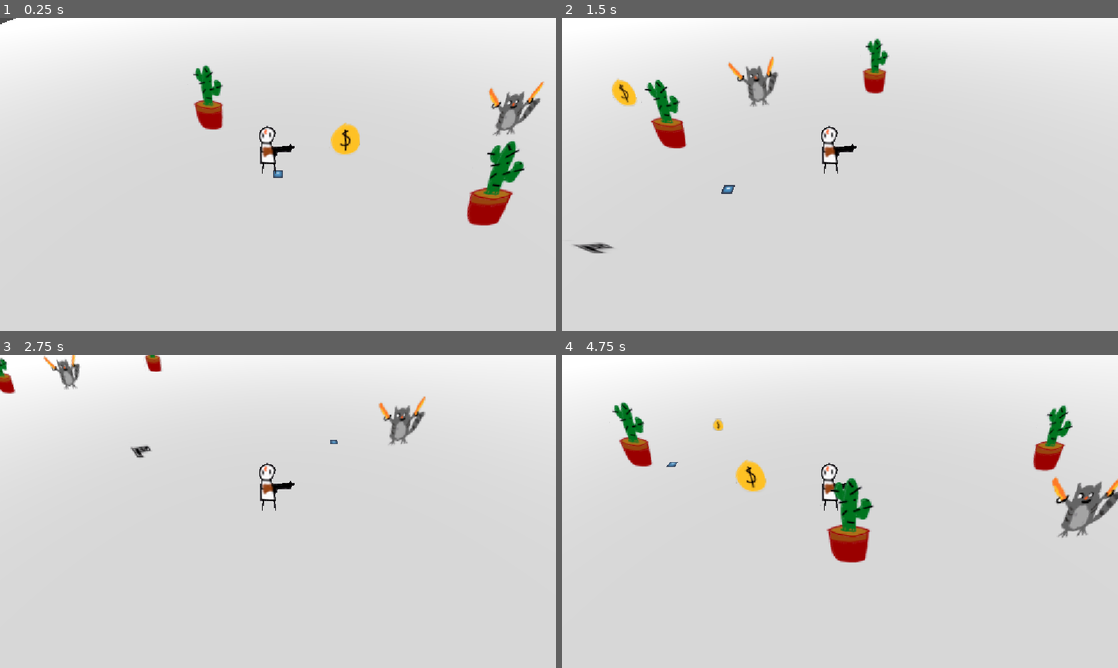
Above: before the commit, frames 1-4 (two rows, left to right).
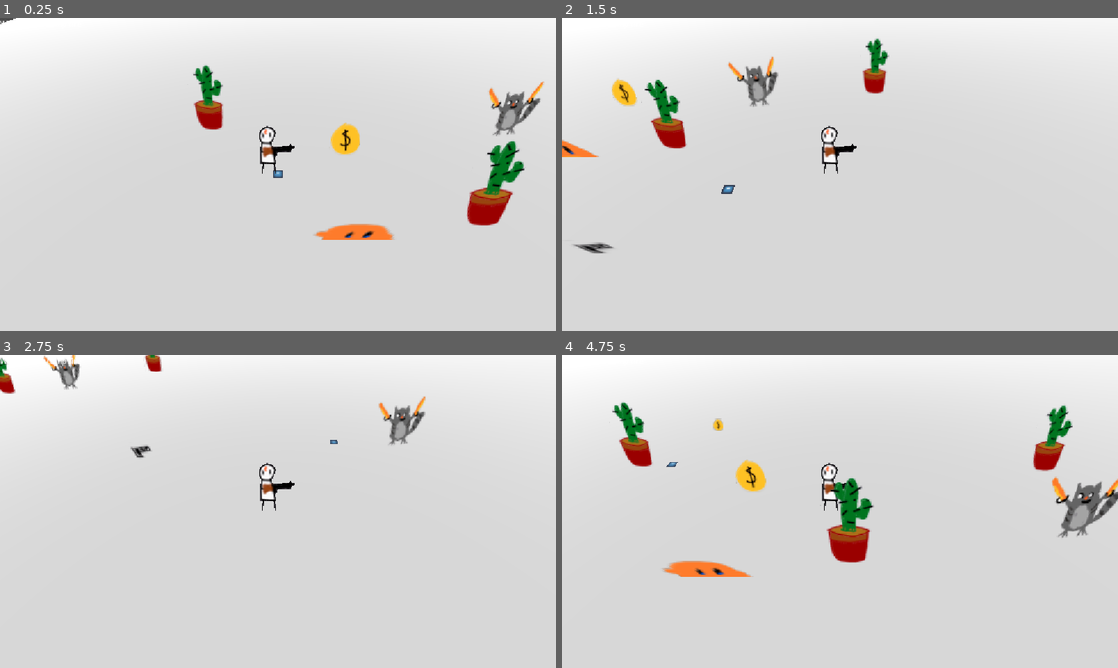
Above: after the commit, the same moments.

Repository: gmuGADIG/DEADSHOT
Game: Godot game, scene res://test_scenes/example_scene.tscn
The game is run twice, just before and just after one commit, with the same random seed, the same clock (stepped at 60 frames per second) and the same inputs. This scene is started directly instead of the project's main scene. The engine's default icon, where the game draws it, is replaced by a stand-in: a white triangle on a blue panel in a dark square.
Inputs (mouse positions are in pixels of both pictures, inside the frame that each line leads up to):
- Up to frame 1 (0.25 s): no input
- Up to frame 2 (1.5 s): move the mouse to (962, 158) at 0.52 s; press the mouse at (962, 158) at 0.53 s; hold D (move_right) 0.53-1.28 s; tap E (interact) at 0.8, 1.35 s; move the mouse to (728, 190) at 1.27 s; release the mouse at (728, 190) at 1.28 s; hold S (move_down) from 1.28 s (still down)
- Up to frame 3 (2.75 s): click (166, 527) at 1.55 s; move the mouse to (333, 442) at 2.02 s; release S (move_down) at 2.03 s; press the mouse at (333, 442) at 2.03 s; hold D (move_right) from 2.03 s (still down); tap E (interact) at 2.3 s
- Up to frame 4 (4.75 s): move the mouse to (812, 574) at 2.77 s; release D (move_right) at 2.78 s; release the mouse at (812, 574) at 2.78 s; hold W (move_up) 2.78-3.53 s; tap E (interact) at 2.85 s; click (812, 574) at 3.05 s; move the mouse to (1006, 558) at 3.52 s; hold E (interact) 3.53-4.28 s; hold A (move_left) from 3.53 s (still down); tap Space (roll) at 3.6 s; move the mouse to (673, 464) at 4.27 s; click (673, 464) at 4.35 s

The runs differ from the first frame. In frame 1, 0.6% of the frame differs, in the area x 0-71%, y 0-71%; in frame 2, 0.2%; in frame 3, less than 0.1%; in frame 4, 0.6%.

Commit message:
Added Campfire
Added campfire scene. Interacting changes sprite.

Diff:
--- /dev/null
+++ b/systems/interaction/Interactable.tscn
@@ -0,0 +1,13 @@
+[gd_scene load_steps=3 format=3 uid="uid://3q1vp7v05vlp"]
+
+[ext_resource type="Script" uid="uid://bk20kngis5pvk" path="res://systems/interaction/interactable.gd" id="1_xf0bd"]
+
+[sub_resource type="CylinderShape3D" id="CylinderShape3D_xbhj0"]
+
+[node name="Interactable" type="Area3D"]
+collision_layer = 4
+collision_mask = 0
+script = ExtResource("1_xf0bd")
+
+[node name="CollisionShape3D" type="CollisionShape3D" parent="."]
+shape = SubResource("CylinderShape3D_xbhj0")
--- /dev/null
+++ b/systems/interaction/Interactor.tscn
@@ -0,0 +1,14 @@
+[gd_scene load_steps=3 format=3 uid="uid://dikovob442lxv"]
+
+[ext_resource type="Script" uid="uid://cwjxwkxciij4o" path="res://systems/interaction/interactor.gd" id="1_3wvjw"]
+
+[sub_resource type="CylinderShape3D" id="CylinderShape3D_smnib"]
+radius = 1.0
+
+[node name="Interactor" type="Area3D"]
+collision_layer = 0
+collision_mask = 2
+script = ExtResource("1_3wvjw")
+
+[node name="CollisionShape3D" type="CollisionShape3D" parent="."]
+shape = SubResource("CylinderShape3D_smnib")
--- /dev/null
+++ b/systems/interaction/campfire.gd
@@ -0,0 +1 @@
+extends Area3D
--- a/test_scenes/example_scene.tscn
+++ b/test_scenes/example_scene.tscn
@@ -6,6 +6,7 @@
 [ext_resource type="Texture2D" uid="uid://sxaysn4gqoxo" path="res://temp_art/gartic/coin.png" id="3_p5u37"]
 [ext_resource type="PackedScene" uid="uid://dxdkwdigtcn43" path="res://world/enemy/test/enemy_test.tscn" id="4_wceyb"]
 [ext_resource type="PackedScene" uid="uid://nuqmhgq1e2lu" path="res://world/player/player.tscn" id="5_plfsl"]
+[ext_resource type="PackedScene" uid="uid://dwsraqi3f8a1l" path="res://world/interactables/campfire/campfire.tscn" id="7_byltu"]
 
 [sub_resource type="NavigationMesh" id="NavigationMesh_plfsl"]
 vertices = PackedVector3Array(68.84153, 2.3999999, -23.946981, 69.09153, 2.3999999, -23.446981, 71.59153, 0.64999986, - …(918 unchanged characters)…
@@ -76,3 +77,6 @@
 [node name="Coin" type="Sprite3D" parent="World/StaticBody3D"]
 transform = Transform3D(1, 0, 0, 0, 0.866025, 0.5, 0, -0.5, 0.866025, 0, 0, 0)
 texture = ExtResource("3_p5u37")
+
+[node name="Campfire" parent="." instance=ExtResource("7_byltu")]
+transform = Transform3D(1, 0, 0, 0, 1, 0, 0, 0, 1, 0, 0, 4.213104)
--- /dev/null
+++ b/world/interactables/campfire/campfire.gd
@@ -0,0 +1,10 @@
+extends Interactable
+
+var menuOpen: bool = false
+func interact()->void:
+	menuOpen = !menuOpen
+	if(menuOpen):
+		$campfireSprite.texture = load("res://temp_art/gartic/shopping_cart_of_water.png")
+
+	else:
+		$campfireSprite.texture = load("res://temp_art/gartic/lorax_kirby.png")
--- /dev/null
+++ b/world/interactables/campfire/campfire.tscn
@@ -0,0 +1,23 @@
+[gd_scene load_steps=4 format=3 uid="uid://dwsraqi3f8a1l"]
+
+[ext_resource type="PackedScene" uid="uid://3q1vp7v05vlp" path="res://systems/interaction/Interactable.tscn" id="1_1666o"]
+[ext_resource type="Texture2D" uid="uid://bffhswt8p3gcs" path="res://temp_art/gartic/lorax_kirby.png" id="2_5undl"]
+[ext_resource type="Script" uid="uid://bn6avupkkqnrl" path="res://world/interactables/campfire/campfire.gd" id="2_lvvka"]
+
+[node name="Campfire" instance=ExtResource("1_1666o")]
+script = ExtResource("2_lvvka")
+
+[node name="campfireSprite" type="Sprite3D" parent="." index="1"]
+texture = ExtResource("2_5undl")
+
+[node name="Control" type="Control" parent="." index="2"]
+layout_mode = 3
+anchors_preset = 0
+offset_right = 40.0
+offset_bottom = 40.0
+
+[node name="Label" type="Label" parent="Control" index="0"]
+layout_mode = 0
+offset_right = 40.0
+offset_bottom = 23.0
+text = "Welcome to camp fire"
Not shown, added: systems/interaction/campfire.gd.uid
Not shown: 1 places in test_scenes/example_scene.tscn that only renumber resources
Not shown, added: world/interactables/campfire/campfire.gd.uid
